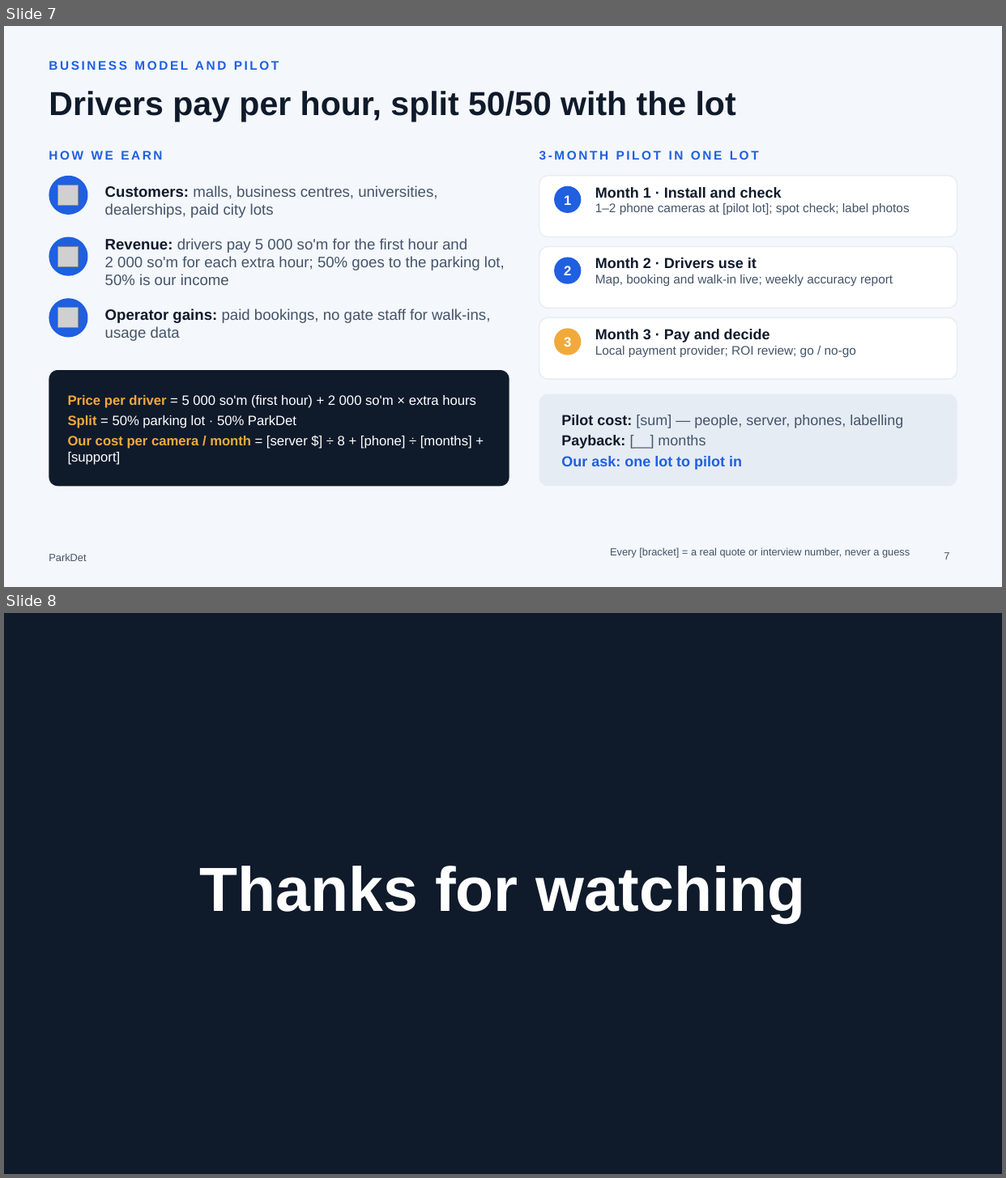
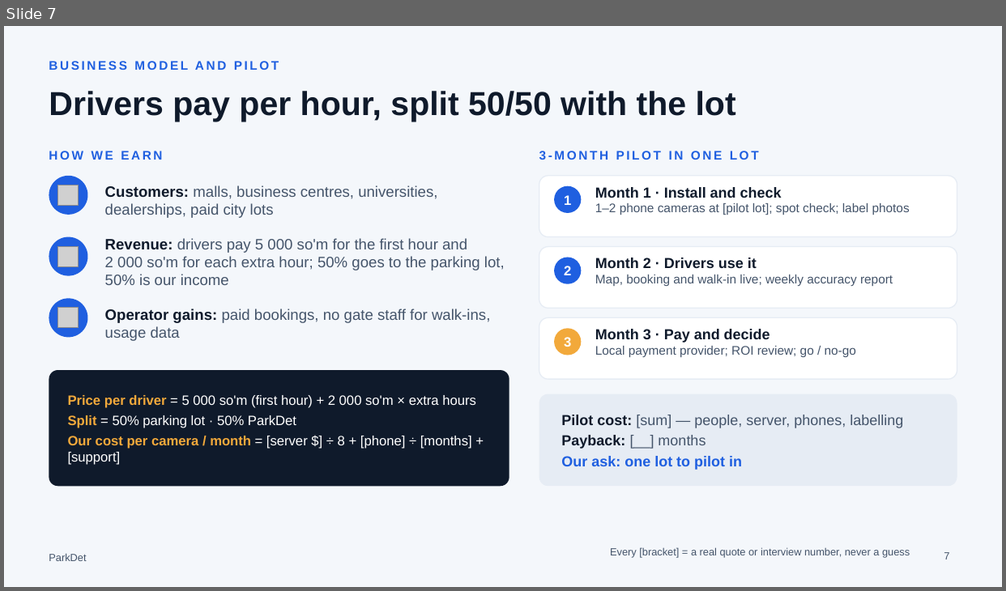
Before and after one commit to trallexxs/parkspot, a slide deck: docs/ParkDet-defence.pptx. Shown one above the other, each under a label of ours: slides 7 and 8 before the commit, slide 7 after it. The pictures are 1006x1178 and 1006x591 pixels, drawn with LibreOffice and Linux fonts; fonts in the diff are those of the drawing; grey boxes stand for pictures. Boxes give left, top, right and bottom in pixels: in the first picture for what was removed or moved away, otherwise in the second. Text is boxed around its words. In the diff, an @@ line names an element or a change of style, - is before the commit and + after.

```diff
--- a/docs/ParkDet-defence.pptx
+++ b/docs/ParkDet-defence.pptx
@@ slide 8 removed at [4, 613, 1002, 1174], background #0F1A2B @@
@@ text removed at [200, 866, 805, 922] @@
-Thanks for watching
```
Also in this commit, not shown: 1 slide changed, 1 slide added, 1 other file.
